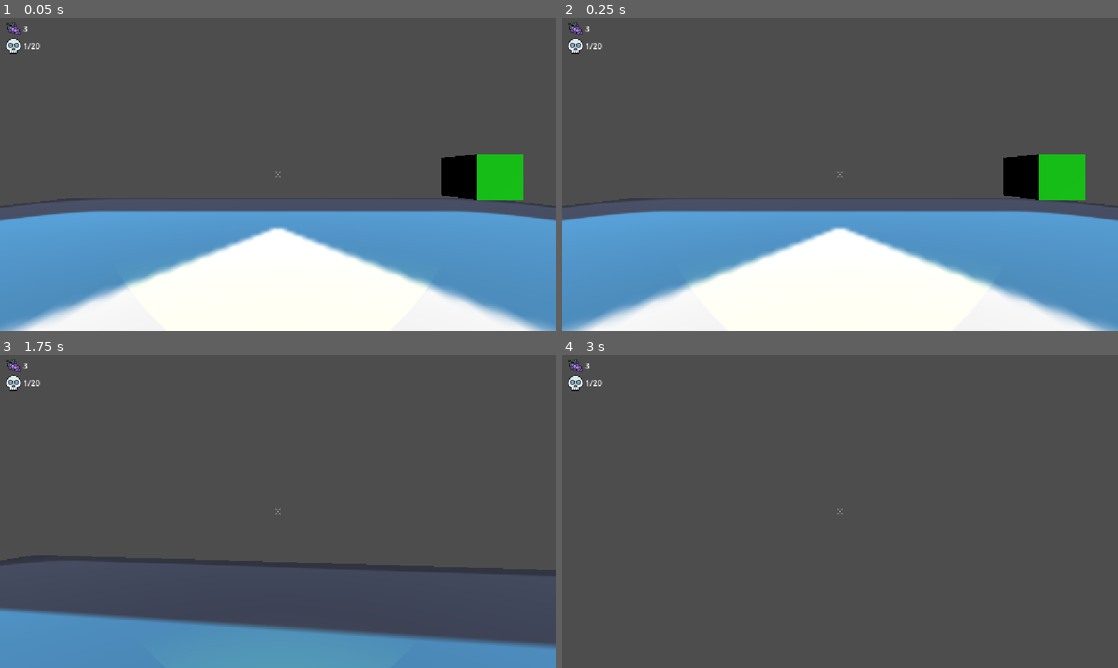
Above: before the commit, frames 1-4 (two rows, left to right).
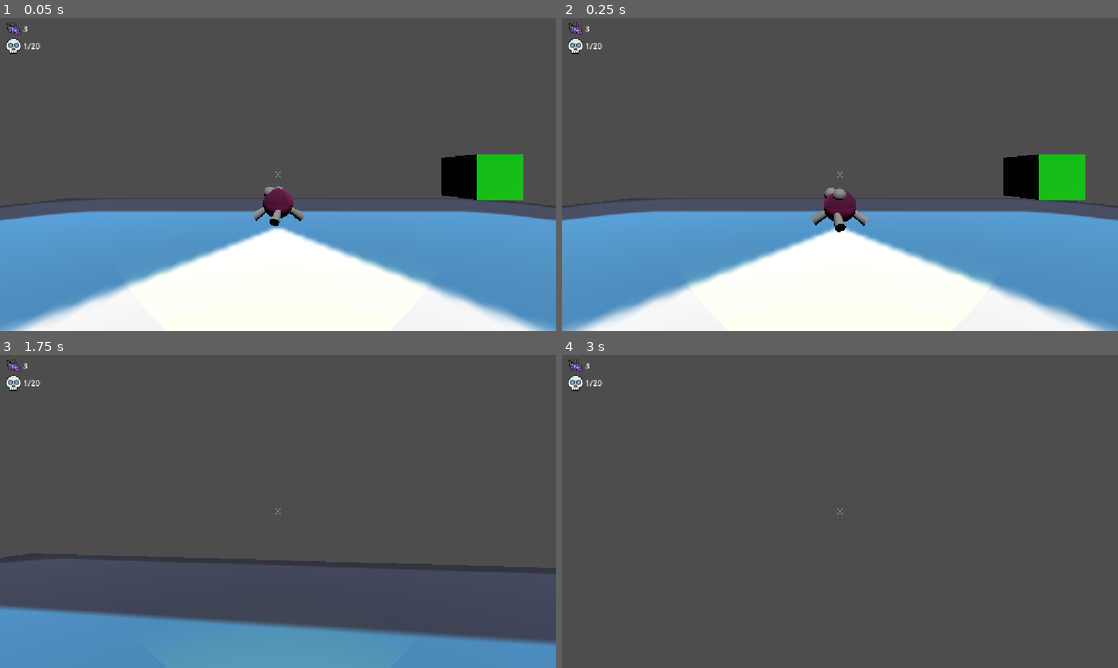
Above: after the commit, the same moments.

Repository: BrokHoly/spark-them-all
Game: Godot game, scene res://levels/sand_box.tscn
The game is run twice, just before and just after one commit, with the same random seed, the same clock (stepped at 60 frames per second) and the same inputs. The engine's default icon, where the game draws it, is replaced by a stand-in: a white triangle on a blue panel in a dark square.
Inputs (mouse positions are in pixels of both pictures, inside the frame that each line leads up to):
- Up to frame 1 (0.05 s): no input
- Up to frame 2 (0.25 s): no input
- Up to frame 3 (1.75 s): move the mouse to (305, 511) at 0.52 s; press the mouse at (305, 511) at 0.53 s; hold W (move_forward) from 0.53 s (still down); tap Space (jump) at 0.77, 1.52 s; move the mouse to (250, 511) at 1.27 s; release the mouse at (250, 511) at 1.28 s; tap F (interact) at 1.35 s
- Up to frame 4 (3 s): keep holding W (move_forward); move the mouse to (851, 505) at 2.02 s; hold Ctrl (sprint) 2.03-2.78 s; move the mouse to (834, 517) at 2.77 s; click (834, 517) at 2.85 s

The runs differ from the first frame. In frame 1, 0.6% of the frame differs, in the area x 45-55%, y 53-67%; in frame 2, 0.7%; in frame 3, 2.8%, in the area x 0-100%, y 63-94%; in frame 4, nothing differs.

Commit message:
just make the boulard facing the player

Diff:
--- a/characters/enemies/boular/boular.gd
+++ b/characters/enemies/boular/boular.gd
@@ -21,15 +21,21 @@
 
 	if player:
 		var to_player = (player.global_position - global_position)
-		to_player.y = 0  # Ignore vertical differences for flat movement
+		to_player.y = 0  # Ignore vertical differences
 		if to_player.length() > 0.1:
 			var direction = to_player.normalized()
+
+			# Movement
 			velocity.x = direction.x * SPEED
 			velocity.z = direction.z * SPEED
+
+			# Smooth rotation toward player
+			var target_rotation = Vector3(0, atan2(-direction.x, -direction.z), 0)
+			rotation.y = lerp_angle(rotation.y, target_rotation.y, 5.0 * delta)
 		else:
+			# Slow down if close
 			velocity.x = move_toward(velocity.x, 0, SPEED)
 			velocity.z = move_toward(velocity.z, 0, SPEED)
-
 	move_and_slide()
 
 func expose_to_light(delta: float, damage_per_tick: int, damage_cooldown: float):
--- a/levels/sand_box.tscn
+++ b/levels/sand_box.tscn
@@ -43,7 +43,6 @@
 
 [node name="Boular" parent="." unique_id=1503704684 node_paths=PackedStringArray("player") instance=ExtResource("5_aymlm")]
 transform = Transform3D(1, 0, 0, 0, 1, 0, 0, 0, 1, 0, 0.13138151, -7.0094976)
-visible = false
 player = NodePath("../Player")
 
 [node name="Button" parent="." unique_id=1765601522 instance=ExtResource("6_bwjjf")]
